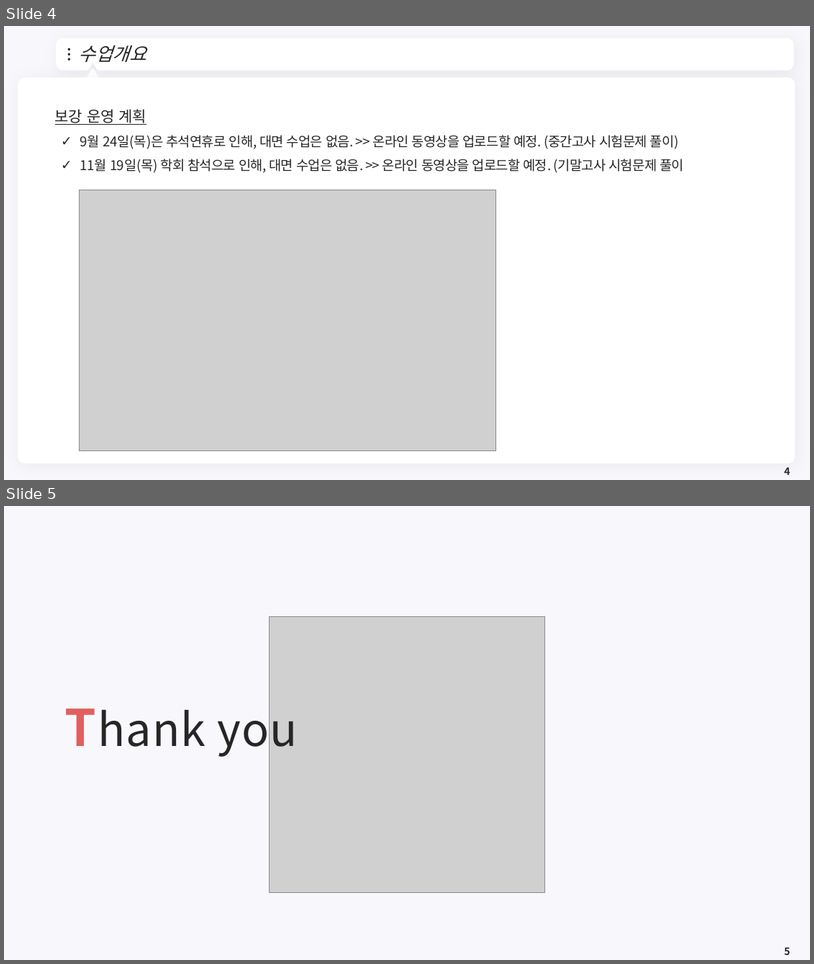
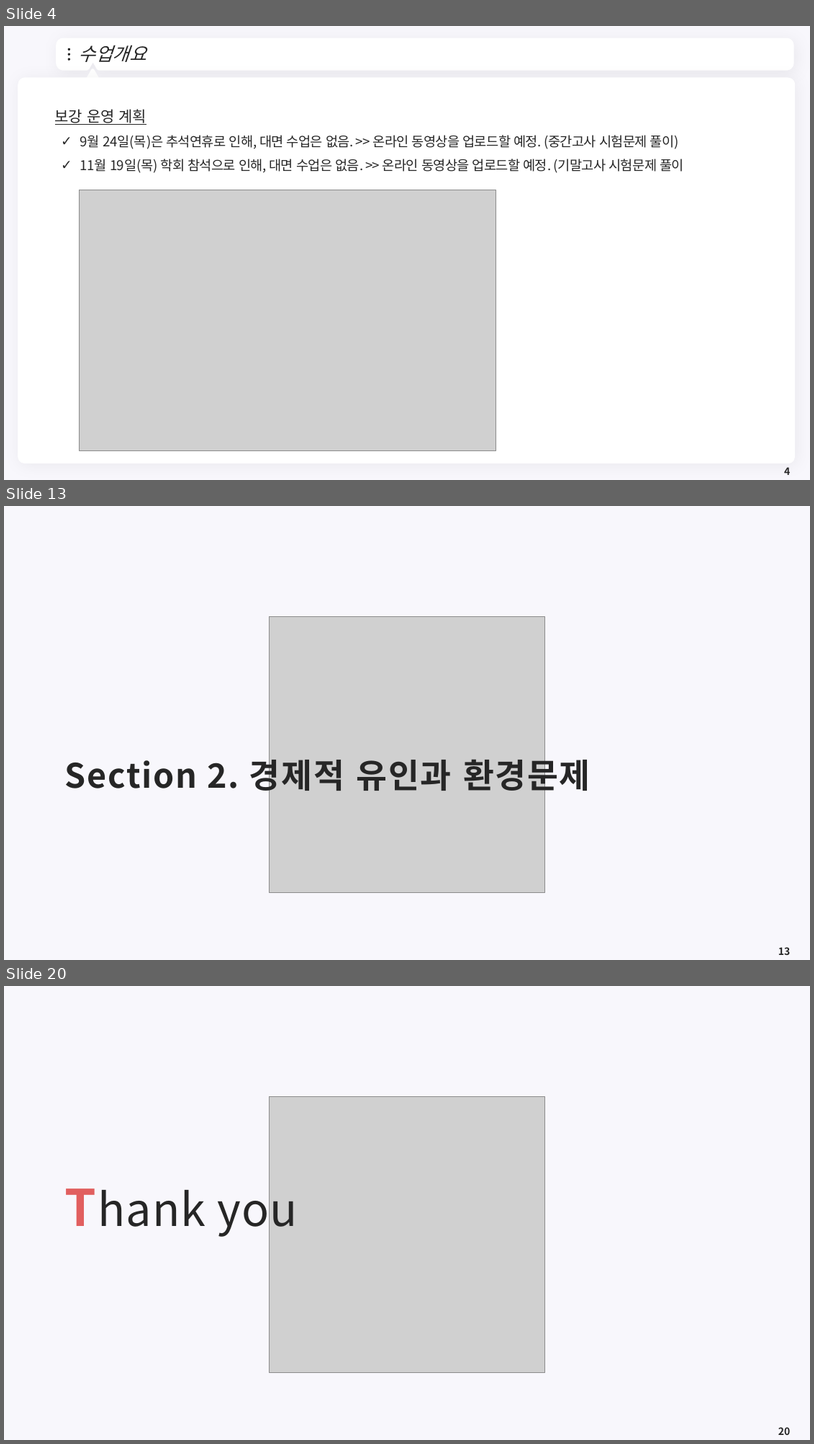
Before and after one commit to meandthey/Teaching, a slide deck: 환경경제학/2026-1/환경경제학_0_OT.pptx. Shown one above the other, each under a label of ours: slides 4 and 5 before the commit, slides 4, 13 and 20 after it; the slides between them are not shown. The pictures are 814x964 and 814x1444 pixels, drawn with LibreOffice and Linux fonts; fonts in the diff are those of the drawing; grey boxes stand for pictures; background and template pictures are left out. Boxes give left, top, right and bottom in pixels: in the first picture for what was removed or moved away, otherwise in the second. Text is boxed around its words. In the diff, an @@ line names an element or a change of style, - is before the commit and + after.

```diff
--- a/환경경제학/2026-1/환경경제학_0_OT.pptx
+++ b/환경경제학/2026-1/환경경제학_0_OT.pptx
@@ slide 13 added at (4,506,810,960), background #F8F7FC @@
@@ picture added at (270,617,545,893) @@
@@ title added at (65,753,591,796), 40 pt, text #262626, bold @@
+Section 2. 경제적 유인과 환경문제
@@ page number added at (779,947,790,955), 12 pt, text #262626, bold @@
+13
@@ what was slide 5 is now slide 20 @@
@@ page number at (779,1427,790,1435): text changed @@
-5
+20
```
Also in this commit, not shown: 14 other slides added, 5 other files.
